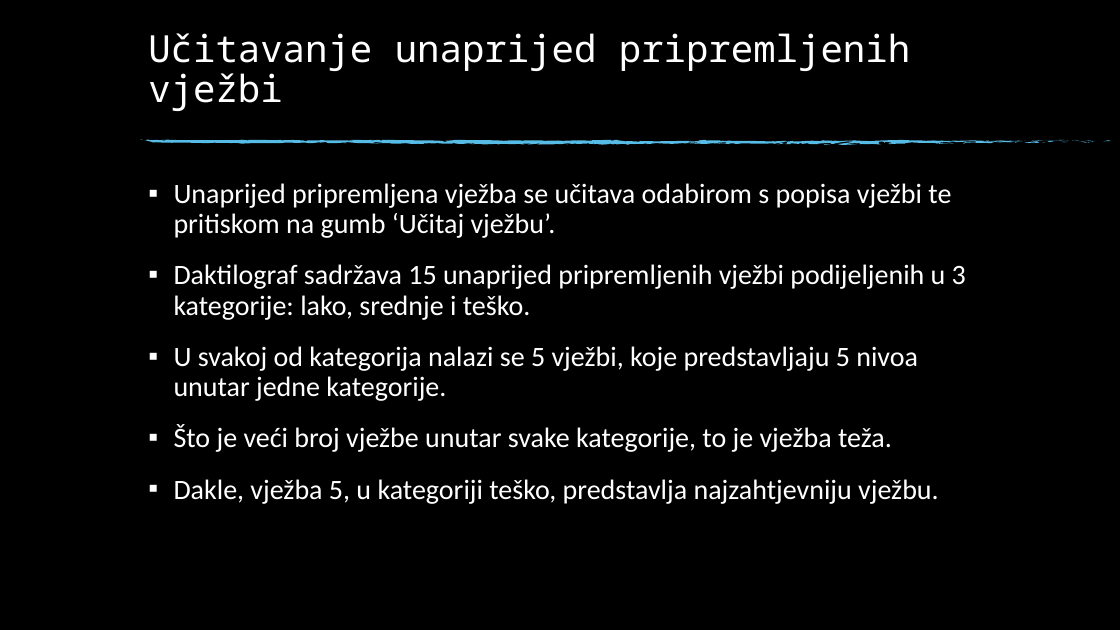
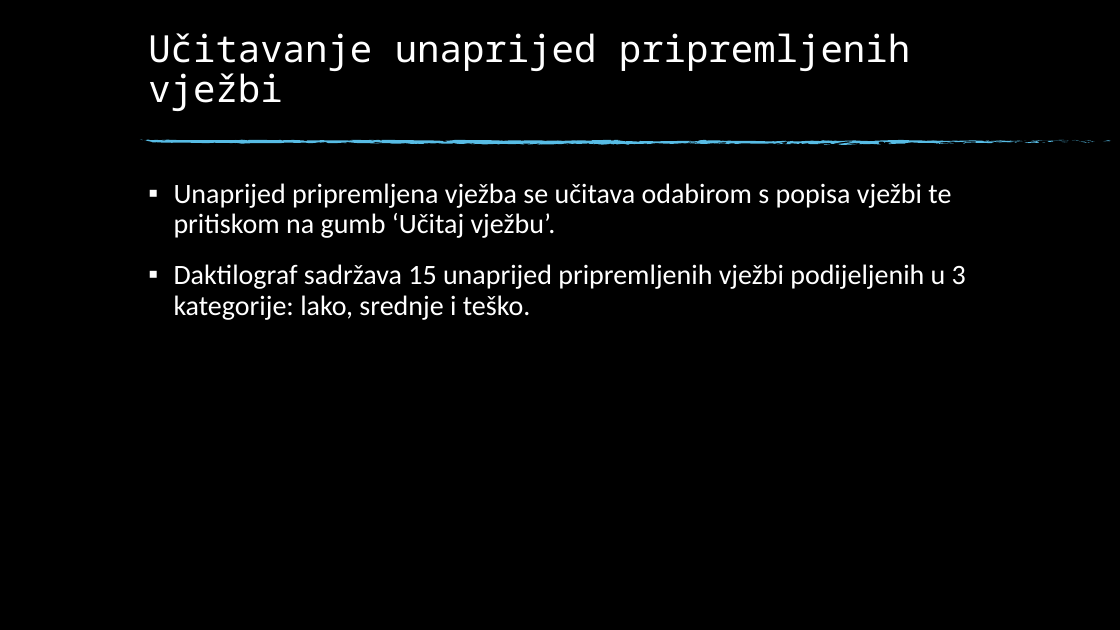
Before and after one commit to katarinasupe/RP3_Daktilograf, a slide deck: slide 7 of DAKTILOGRAF.pptx (slide 6 before the commit). Drawn at 1120x630 pixels with LibreOffice and Linux fonts; fonts in the diff are those of the drawing; background and template pictures are left out. Boxes give left, top, right and bottom in pixels: in the first picture for what was removed or moved away, otherwise in the second. Text is boxed around its words. In the diff, an @@ line names an element or a change of style, - is before the commit and + after.

```diff
--- a/DAKTILOGRAF.pptx
+++ b/DAKTILOGRAF.pptx
@@ text at (174, 346, 939, 504): paragraphs removed @@
-▪ U svakoj od kategorija nalazi se 5 vježbi, koje predstavljaju 5 nivoa unutar jedne kategorije.
-▪ Što je veći broj vježbe unutar svake kategorije, to je vježba teža.
-▪ Dakle, vježba 5, u kategoriji teško, predstavlja najzahtjevniju vježbu.
```
Also in this commit, not shown: 8 other slides changed, 6 slides added, 2 slides removed, 28 other files.
